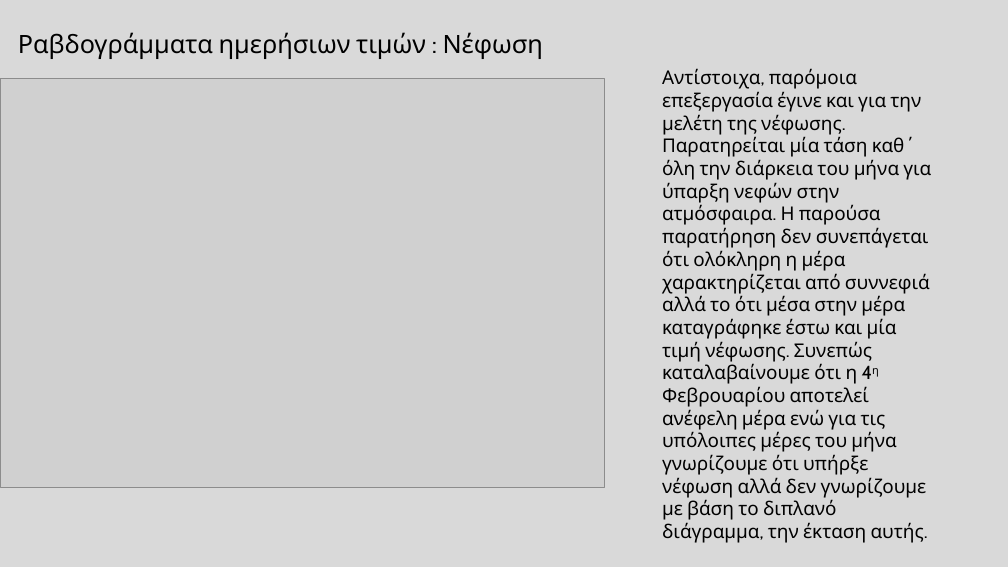
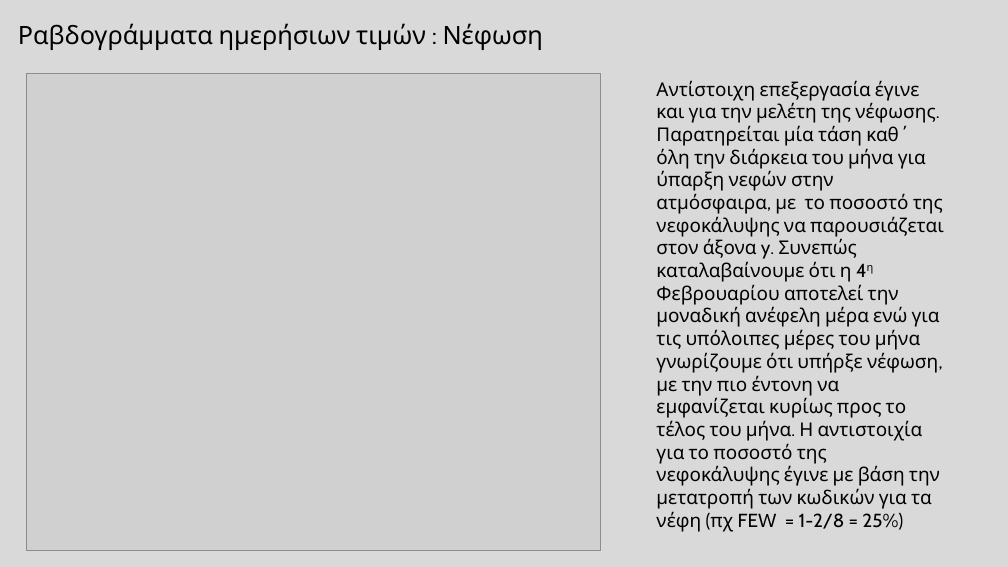
Before and after one commit to nadezsha/MSc---Applied-Meteorology-and-Environmental-Physics, a slide deck: slide 8 of Synoptic and Dynamic Meteorology/training_task/01ΜeteorologicalObservationsOnTheGround.pptx. Drawn at 1008x567 pixels with LibreOffice and Linux fonts; fonts in the diff are those of the drawing; grey boxes stand for pictures. Boxes give left, top, right and bottom in pixels: in the first picture for what was removed or moved away, otherwise in the second. Text is boxed around its words. In the diff, an @@ line names an element or a change of style, - is before the commit and + after.

```diff
--- a/Synoptic and Dynamic Meteorology/training_task/01ΜeteorologicalObservationsOnTheGround.pptx
+++ b/Synoptic and Dynamic Meteorology/training_task/01ΜeteorologicalObservationsOnTheGround.pptx
@@ text "Ραβδογράμματα ημερήσιων τιμών : Νέφωση": place and size @@
-text "Ραβδογράμματα ημερήσιων τιμών : Νέφωση" at [18, 32, 543, 59]
+text "Ραβδογράμματα ημερήσιων τιμών : Νέφωση" at [18, 23, 543, 50]
@@ picture: place and size @@
-picture at [0, 79, 604, 487]
+picture at [26, 73, 601, 551]
@@ text at [656, 80, 944, 509]: text changed @@
-Αντίστοιχα, παρόμοια επεξεργασία έγινε και για την μελέτη της νέφωσης. Παρατηρείται μία τάση καθ΄ όλη την διάρκεια του μήνα για ύπαρξη νεφών στην ατμόσφαιρα. Η παρούσα παρατήρηση δεν συνεπάγεται ότι ολόκληρη η μέρα χαρακτηρίζεται από συννεφιά αλλά το ότι μέσα στην μέρα καταγράφηκε έστω και μία τιμή νέφωσης. Συνεπώς καταλαβαίνουμε ότι η 4η Φεβρουαρίου αποτελεί ανέφελη μέρα ενώ για τις υπόλοιπες μέρες του μήνα γνωρίζουμε ότι υπήρξε νέφωση αλλά δεν γνωρίζουμε με βάση το διπλανό διάγραμμα, την έκταση αυτής.
+Αντίστοιχη επεξεργασία έγινε και για την μελέτη της νέφωσης. Παρατηρείται μία τάση καθ΄ όλη την διάρκεια του μήνα για ύπαρξη νεφών στην ατμόσφαιρα, με το ποσοστό της νεφοκάλυψης να παρουσιάζεται στον άξονα y. Συνεπώς καταλαβαίνουμε ότι η 4η Φεβρουαρίου αποτελεί την μοναδική ανέφελη μέρα ενώ για τις υπόλοιπες μέρες του μήνα γνωρίζουμε ότι υπήρξε νέφωση, με την πιο έντονη να εμφανίζεται κυρίως προς το τέλος του μήνα. Η αντιστοιχία για το ποσοστό της νεφοκάλυψης έγινε με βάση την μετατροπή των κωδικών για τα νέφη (πχ FEW = 1-2/8 = 25%)
```
Also in this commit, not shown: 18 other slides changed, 5 slides added.
